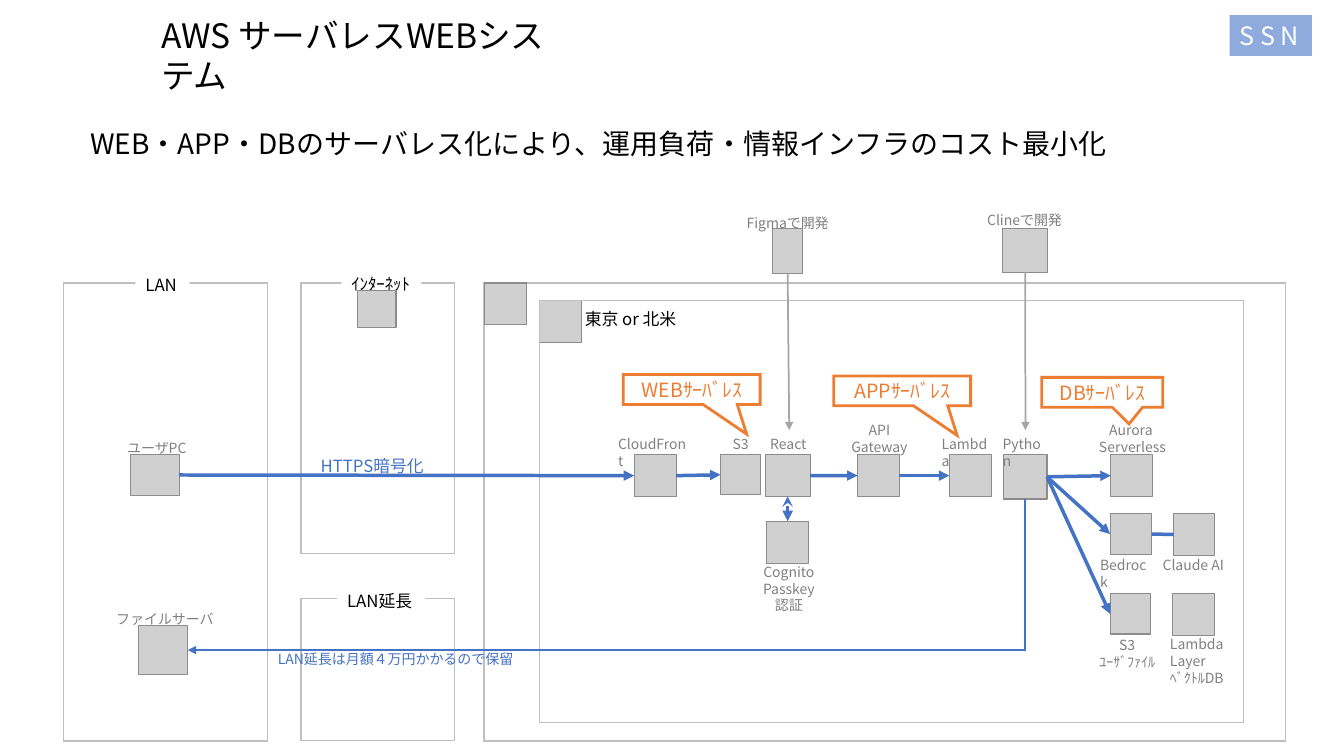
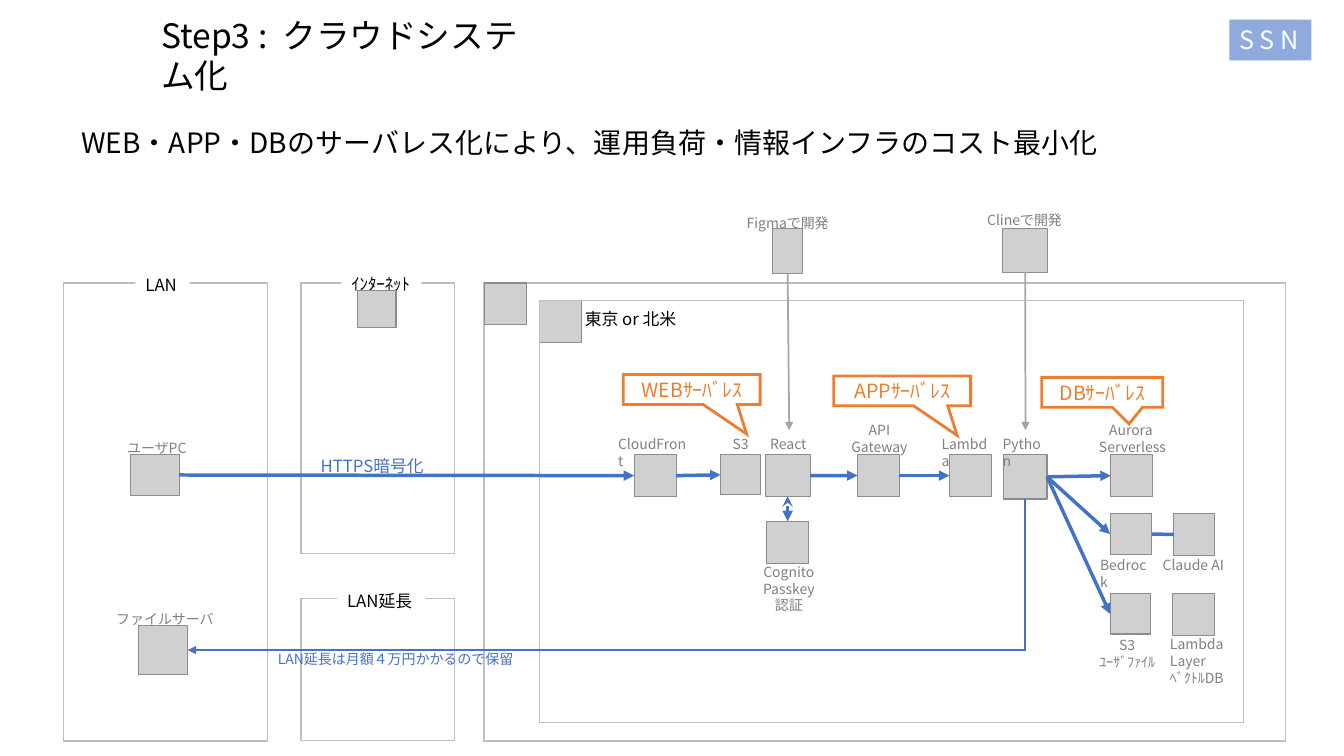
Before and after one commit to kiri0408/tyaga, a slide deck: slide 3 of aws_memo2.pptx (slide 2 before the commit). Drawn at 1344x756 pixels with LibreOffice and Linux fonts; fonts in the diff are those of the drawing; grey boxes stand for pictures. Boxes give left, top, right and bottom in pixels: in the first picture for what was removed or moved away, otherwise in the second. Text is boxed around its words. In the diff, an @@ line names an element or a change of style, - is before the commit and + after.

```diff
--- a/aws_memo2.pptx
+++ b/aws_memo2.pptx
@@ text at [161, 21, 517, 91]: text changed @@
-AWS サーバレスWEBシステム
+Step3 : クラウドシステム化
@@ rectangle "S S N": place and size @@
-rectangle "S S N" at [1230, 15, 1313, 55]
+rectangle "S S N" at [1230, 20, 1313, 60]
@@ text "WEB・APP・DBのサーバレス化により、運用負荷・情報インフラのコスト最小化": place and size @@
-text "WEB・APP・DBのサーバレス化により、運用負荷・情報インフラのコスト最小化" at [90, 130, 1107, 157]
+text "WEB・APP・DBのサーバレス化により、運用負荷・情報インフラのコスト最小化" at [81, 129, 1098, 156]
```
Also in this commit, not shown: 1 other slide changed, 1 slide added.
